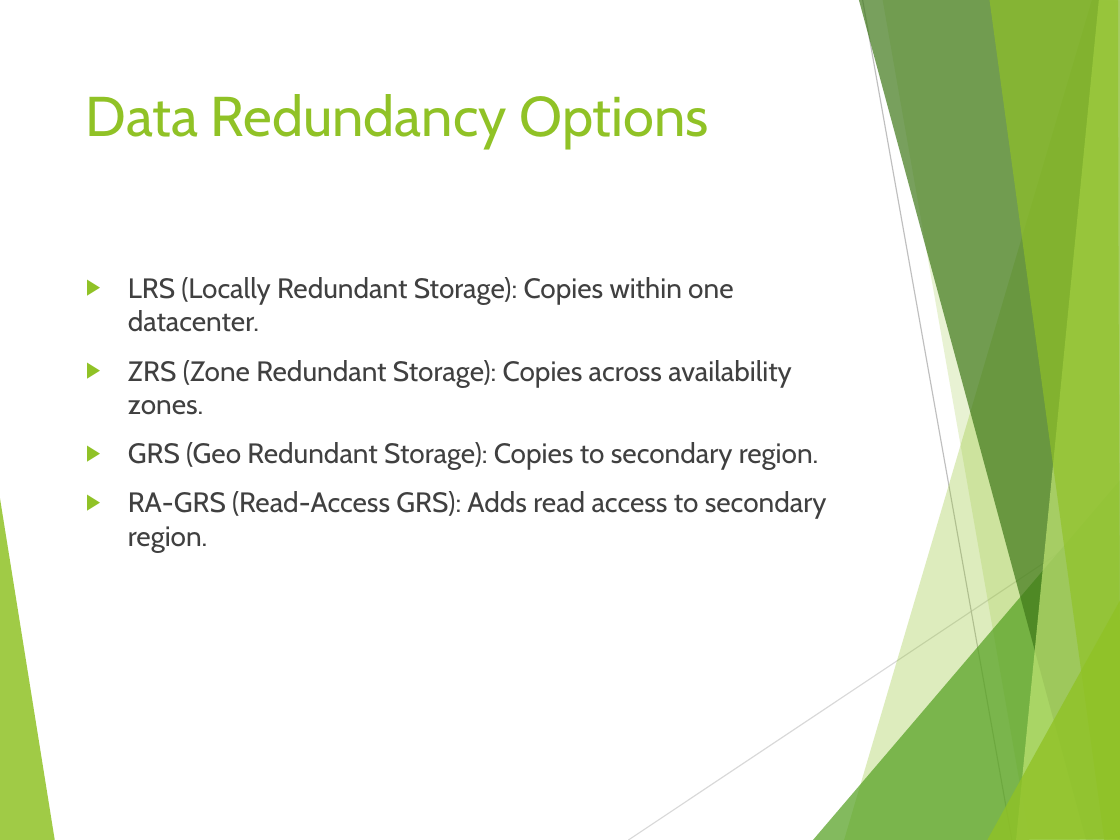
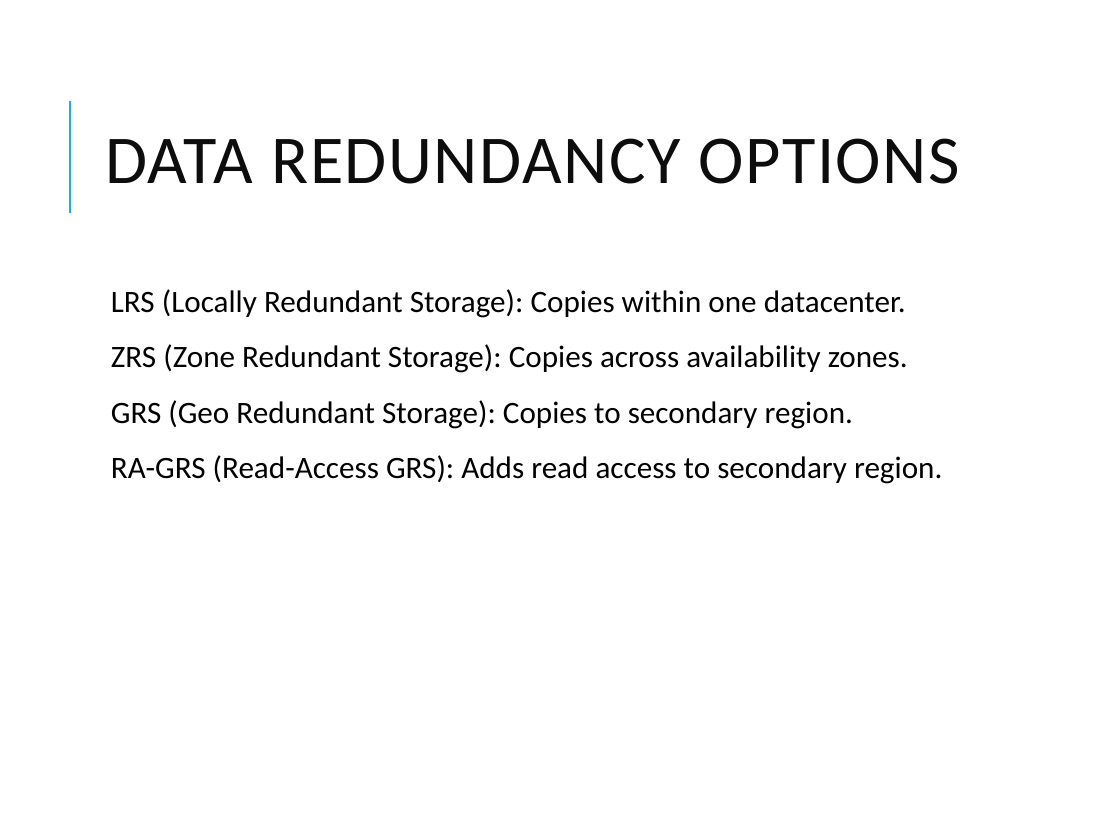
Before and after one commit to vivek1570/DE-Content-WithSnowflakes, a slide deck: slide 11 of Week-1/Day-2/Azure_Storage_Deep_Dive.pptx. Drawn at 1120x840 pixels with LibreOffice and Linux fonts; fonts in the diff are those of the drawing. Boxes give left, top, right and bottom in pixels: in the first picture for what was removed or moved away, otherwise in the second. Text is boxed around its words. In the diff, an @@ line names an element or a change of style, - is before the commit and + after.

```diff
--- a/Week-1/Day-2/Azure_Storage_Deep_Dive.pptx
+++ b/Week-1/Day-2/Azure_Storage_Deep_Dive.pptx
@@ title "DATA REDUNDANCY OPTIONS" at box(105, 138, 960, 184): vertical alignment top to middle @@
@@ line added from (69, 213) to (69, 101), #1CADE4 1.5 pt @@
@@ title at box(105, 138, 960, 184): text changed; size 36 to 44 pt; font Cabin to Calibri; text colour #90C226 to #0D0D0D @@
-Data Redundancy Options
+DATA REDUNDANCY OPTIONS
@@ text "LRS (Locally Redundant Storage): Copies ...": place and size @@
-text "LRS (Locally Redundant Storage): Copies ..." at box(128, 277, 827, 553)
+text "LRS (Locally Redundant Storage): Copies ..." at box(111, 289, 942, 484)
@@ text "LRS (Locally Redundant Storage): Copies ..." at box(111, 289, 942, 484): size 18 to 20 pt, font Cabin to Calibri, text colour #404040 to #000000; bullet ▶ to  ; line spacing 1 to 0.9; more space between paragraphs; bullet colour #90C226 to #1CADE4 @@
@@ group removed at box(0, 0, 1120, 840): 8 freeform shapes, 2 lines @@
```
Also in this commit, not shown: 12 other slides changed, 3 other files.
